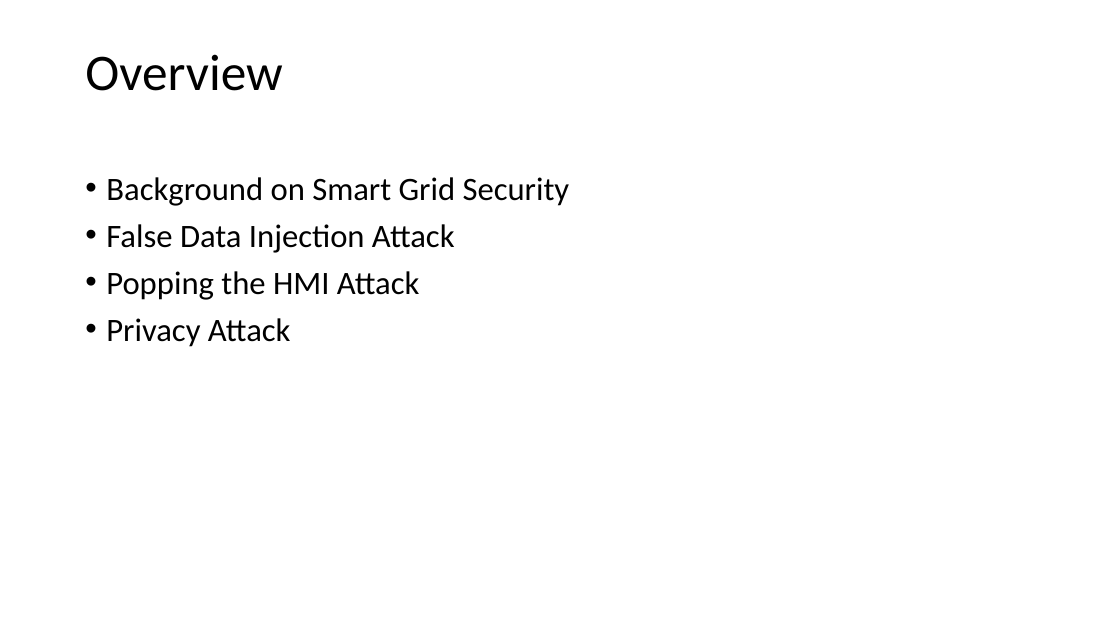
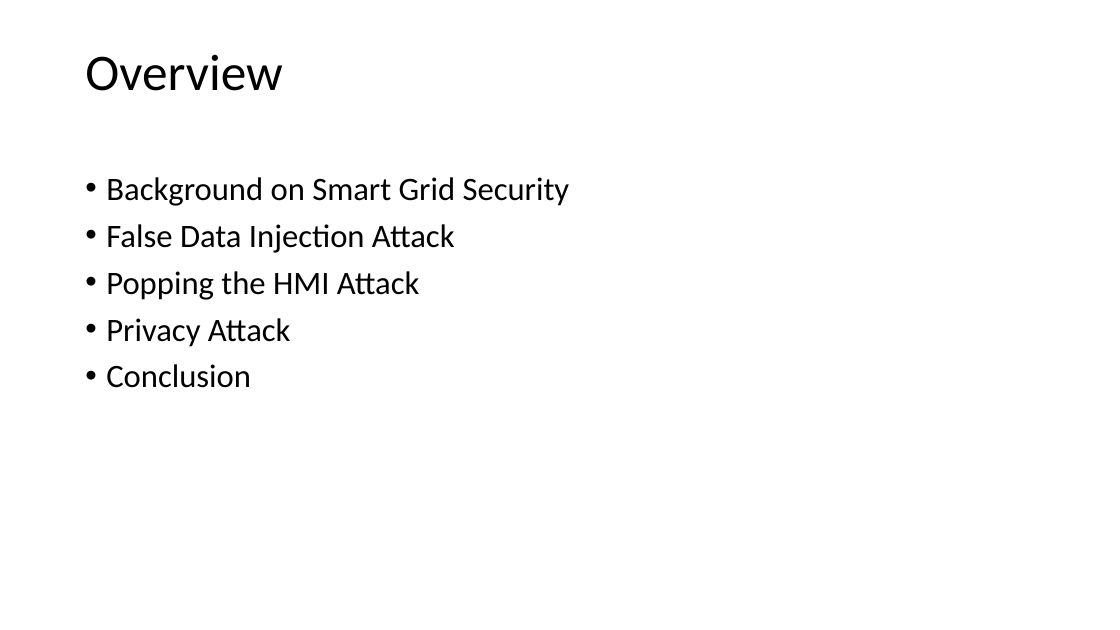
Before and after one commit to CodeFluent/Notes, a slide deck: slide 2 of CS-6222/Fall_2018/project/Smart City Security - Attack and Defense Strategems.pptx. Drawn at 1120x630 pixels with LibreOffice and Linux fonts; fonts in the diff are those of the drawing. Boxes give left, top, right and bottom in pixels: in the first picture for what was removed or moved away, otherwise in the second. Text is boxed around its words. In the diff, an @@ line names an element or a change of style, - is before the commit and + after.

Commit message:
acutally thoo now finsihed:

```diff
--- a/CS-6222/Fall_2018/project/Smart City Security - Attack and Defense Strategems.pptx
+++ b/CS-6222/Fall_2018/project/Smart City Security - Attack and Defense Strategems.pptx
@@ text at bbox=[106, 364, 251, 388]: paragraph added @@
+• Conclusion
```
